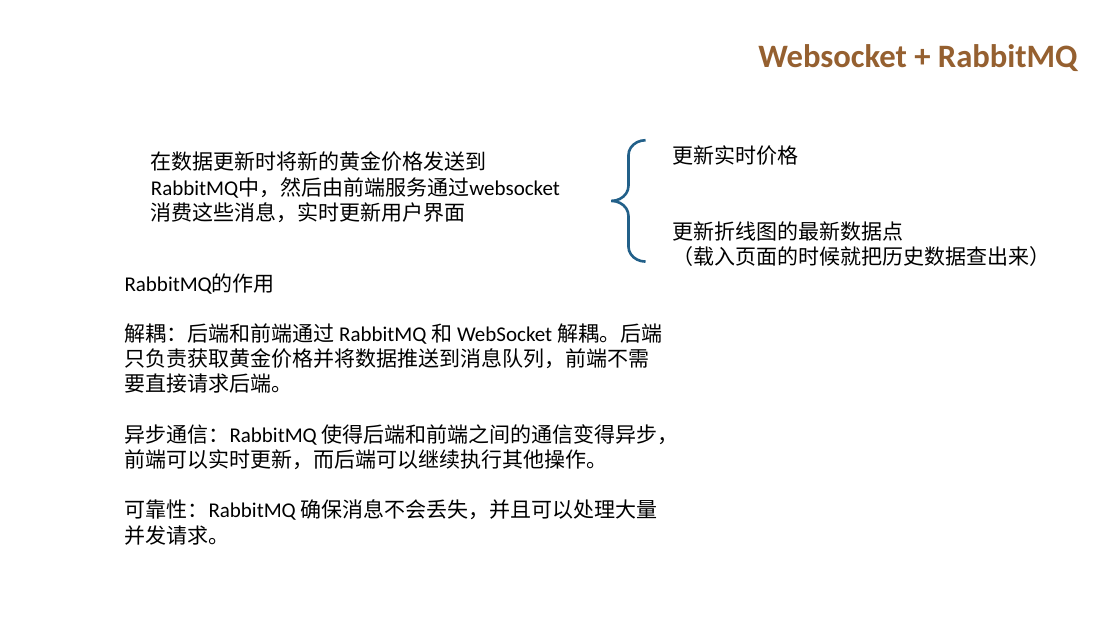
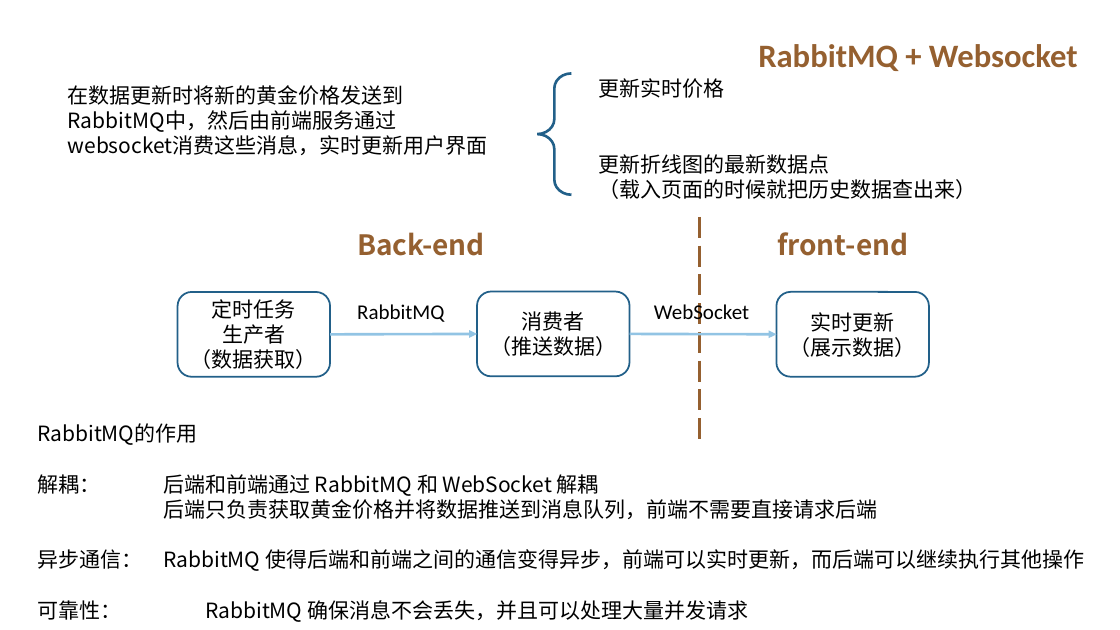
Before and after one commit to 7000qwq/gold, a slide deck: slide 37 of design.pptx. Drawn at 1120x630 pixels with LibreOffice and Linux fonts; fonts in the diff are those of the drawing. Boxes give left, top, right and bottom in pixels: in the first picture for what was removed or moved away, otherwise in the second. Text is boxed around its words. In the diff, an @@ line names an element or a change of style, - is before the commit and + after.

Commit message:
finish real-time gold price display with RabbitMQ and WebSocket; finish position

```diff
--- a/design.pptx
+++ b/design.pptx
@@ text at box(758, 44, 1078, 71): text changed @@
-Websocket + RabbitMQ
+RabbitMQ + Websocket
@@ text "在数据更新时将新的黄金价格发送到RabbitMQ中，然后由前端服务通过websocket消费这些消息，实时更新用户界面" at box(68, 85, 488, 155): font Calibri to Noto Sans CJK JP @@
@@ text "在数据更新时将新的黄金价格发送到RabbitMQ中，然后由前端服务通过websocket消费这些消息，实时更新用户界面": place and size @@
-text "在数据更新时将新的黄金价格发送到RabbitMQ中，然后由前端服务通过websocket消费这些消息，实时更新用户界面" at box(151, 151, 560, 222)
+text "在数据更新时将新的黄金价格发送到RabbitMQ中，然后由前端服务通过websocket消费这些消息，实时更新用户界面" at box(68, 85, 488, 155)
@@ left brace: place and size @@
-left brace at box(612, 140, 646, 261)
+left brace at box(538, 73, 572, 194)
@@ text "更新实时价格": place and size @@
-text "更新实时价格" at box(673, 145, 1051, 266)
+text "更新实时价格" at box(598, 78, 976, 199)
@@ text "更新实时价格" at box(598, 78, 976, 199): font Calibri to Noto Sans CJK JP @@
@@ text added at box(357, 232, 908, 256), 24 pt, text #956030, bold @@
+Back-end front-end
@@ line added from (700, 217) to (700, 439), #956030 2.25 pt dashed @@
@@ group added at box(177, 292, 929, 377): 3 rounded rectangles, 2 arrows, 2 texts @@
+定时任务
+生产者
+（数据获取）
+消费者
+（推送数据）
+实时更新
+（展示数据）
+RabbitMQ
+WebSocket
@@ text "RabbitMQ的作用": place and size @@
-text "RabbitMQ的作用" at box(125, 273, 679, 545)
+text "RabbitMQ的作用" at box(37, 423, 1084, 622)
@@ text at box(37, 423, 197, 445): font Calibri to Noto Sans CJK JP in "RabbitMQ的作用" @@
@@ text at box(37, 474, 1084, 622): text changed; font Calibri to Noto Sans CJK JP @@
-解耦：后端和前端通过 RabbitMQ 和 WebSocket 解耦。后端只负责获取黄金价格并将数据推送到消息队列，前端不需要直接请求后端。
-异步通信：RabbitMQ 使得后端和前端之间的通信变得异步，前端可以实时更新，而后端可以继续执行其他操作。
-可靠性：RabbitMQ 确保消息不会丢失，并且可以处理大量并发请求。
+解耦： 后端和前端通过 RabbitMQ 和 WebSocket 解耦
+后端只负责获取黄金价格并将数据推送到消息队列，前端不需要直接请求后端
+异步通信： RabbitMQ 使得后端和前端之间的通信变得异步，前端可以实时更新，而后端可以继续执行其他操作
+可靠性： RabbitMQ 确保消息不会丢失，并且可以处理大量并发请求
```
Also in this commit, not shown: 1 other slide changed, 17 other files.
